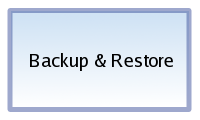
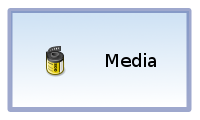
Comparing the layer stacks of the two w=200, h=120 images. Changes:
added layer "Media" above "Browse" over [106, 53, 156, 67]
renamed "Backup & Restore" to "Backup & ...", hid it, painted on it over [30, 46, 173, 77]
added layer "emblem-photos.png" above "media-flash.png" over [45, 46, 66, 77]
